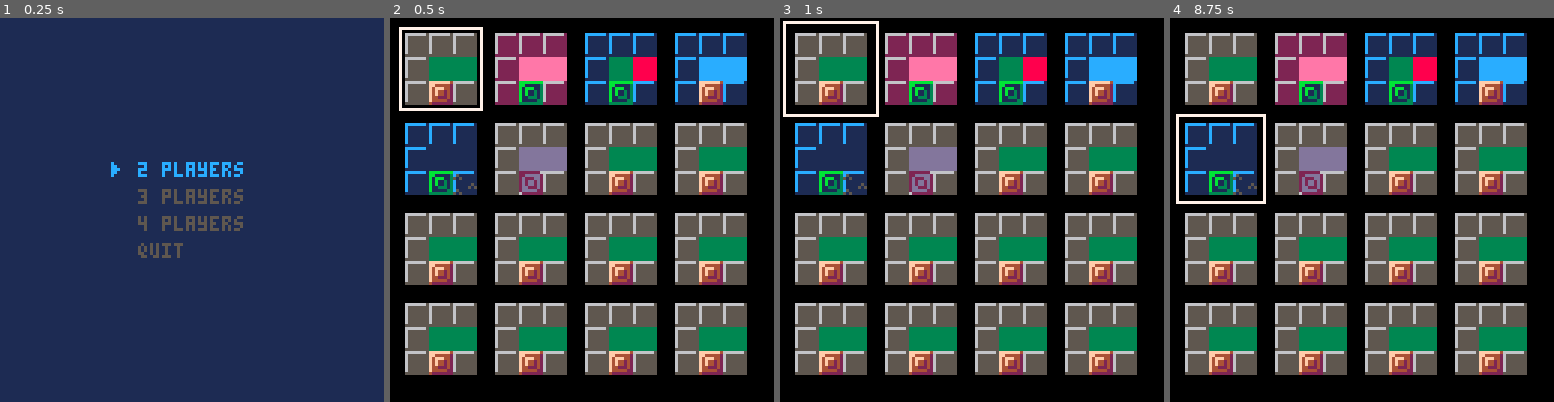
Above: before the commit, frames 1-4 (left to right).
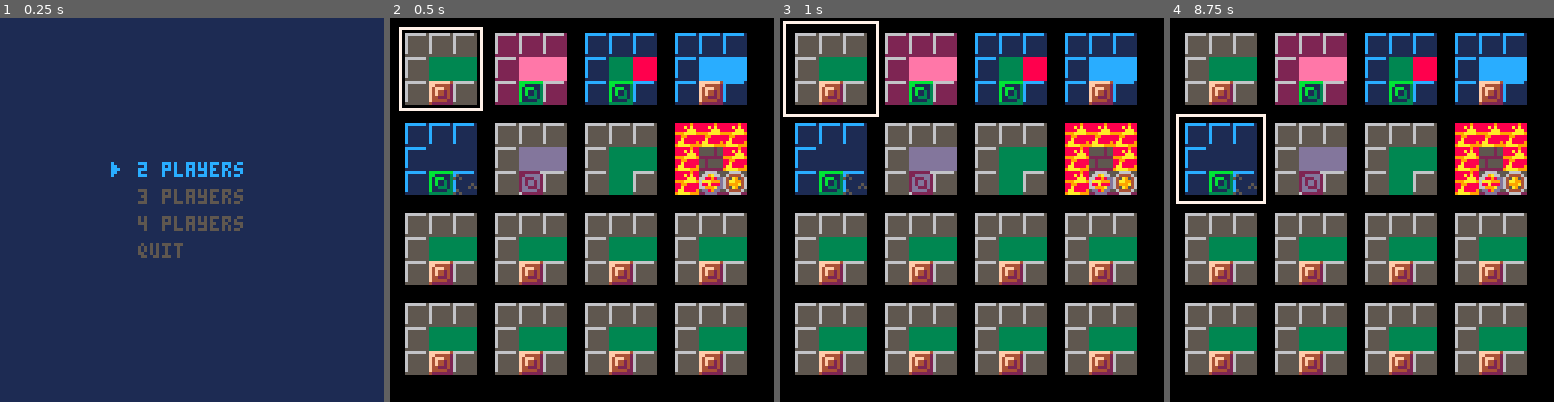
Above: after the commit, the same moments.

Repository: sdegutis/shepherdgame.com
Game: PICO-8 cartridge bomberman.p8
The game is run twice, just before and just after one commit, with the same random seed, the same clock (stepped at 60 frames per second) and the same inputs.
Inputs:
- Up to frame 1 (0.25 s): no input
- Up to frame 2 (0.5 s): tap X (X key) at 0.33 s
- Up to frame 3 (1 s): no input
- Up to frame 4 (8.75 s): tap X (X key) at 1.07, 1.85, 2.97, 4.08, 5.2, 6.32, 7.43, 8.55 s; hold Right 1.6-2.1 s; hold Up 2.15-2.42 s; hold Right 2.47-3.03 s; hold Left 3.08-3.58 s; hold Down 3.63-3.97 s; hold Right 4.02-4.68 s; hold Up 4.73-5.03 s; hold Left 5.08-5.68 s; hold Down 5.73-6.03 s; hold Right 6.08-6.58 s; hold Right 6.63-7.13 s; hold Up 7.18-7.45 s; hold Right 7.5-8.07 s; hold Left 8.12-8.62 s; hold Down from 8.67 s (still down)

Frame 1 is identical in both runs. In frame 2, 3.8% of the frame differs, in the area x 57-93%, y 27-47%; in frame 3, 3.8%; in frame 4, 3.8%.

Commit message:
David's level

Diff:
--- a/bomberman.p8
+++ b/bomberman.p8
@@ -795,14 +795,14 @@
 0070070000fccf00000ccf0000ccccf000fccf00000ccf0000ccccf00cccccc00ccccccc000c000033333333cccccccceeeeeeee111111112222222288888888
 00000000000440000054400000f44500000440000054400000f4450000cccc0000ccccc00000000033333333cccccccceeeeeeee111111112222222288888888
 00000000000505000000500000050000000505000000500000050000000cc000000ccc000000000033333333cccccccceeeeeeee111111112222222288888888
-000000000022220000222200000000000022220000222200000000000cc7c7c000c7c7000007c00066666665ccccccc166666662ccccccc10000000000000000
-0000000002f1f12002f1f12000222200022222200222222000222200c7cccc7700cccc00000cc00065555555c111111162222222c51111110000000000000000
-000000000ffffff00ffffff002f1f1200222222002222220022222207cccc7cc7cccc7cc000cc00065555555c111111162222222515111110000000000000000
-0000000002f88f2002f88f200ffffff0022222200222222002222220cccc7cc7cccc7cc7cccc7cc765555555c111111162222222c11111110000000000000000
-0000000002eeee200feeee2002f88f20022222200f22222002222220c77cc7ccc77cc7ccc77cc7cc65555555c111111162222222c11111510000000000000000
-0000000000feef00000eef0002eeeef000feef00000eef00022222f07ccc7c7c7ccc7c7c000c700065555555c111111162222222c11115150000000000000000
-0000000000eeee00005eee0000fee50000eeee00005eee0000fee500c777cc7c0077cc000007c00065555555c111111162222222c51111110000000000000000
-000000000005050000005000000500000005050000005000000500000c7cccc0007ccc00000cc000555555551111111122222222515111110000000000000000
+000000000022220000222200000000000022220000222200000000000cc7c7c000c7c7000007c00066666665ccccccc166666662ccccccc15555525588888988
+0000000002f1f12002f1f12000222200022222200222222000222200c7cccc7700cccc00000cc00065555555c111111162222222c511111155555255888a8a88
+000000000ffffff00ffffff002f1f1200222222002222220022222207cccc7cc7cccc7cc000cc00065555555c11111116222222251511111555552558888aaa8
+0000000002f88f2002f88f200ffffff0022222200222222002222220cccc7cc7cccc7cc7cccc7cc765555555c111111162222222c111111122222222999aaaa9
+0000000002eeee200feeee2002f88f20022222200f22222002222220c77cc7ccc77cc7ccc77cc7cc65555555c111111162222222c11111515525555588998888
+0000000000feef00000eef0002eeeef000feef00000eef00022222f07ccc7c7c7ccc7c7c000c700065555555c111111162222222c11115155525555588a88888
+0000000000eeee00005eee0000fee50000eeee00005eee0000fee500c777cc7c0077cc000007c00065555555c111111162222222c5111111552555558aa88889
+000000000005050000005000000500000005050000005000000500000c7cccc0007ccc00000cc00055555555111111112222222251511111222222229aaaa999
 00000000004444000044440000000000004444000044440000000000000000000000000000000000fffffff4bbbbbbbbfffffff4cccccccc22222226dddddddd
 0000000004f1f14004f1f14000444400044444400444444000444400cc777c770000000000000000ff444442bb111113ffddddd2cc22222122ddddd2dddddddd
 000000000ffffff00ffffff004f1f1400f4444f00f4444f00444444077ccc77c77ccc77c00000000f4fff442b1bbb113fdfffdd2c2ccc2212d222dd2dddddddd
@@ -811,14 +811,14 @@
 0000000000f99f0000099f00009999f000f99f0000099f00009999f077ccc77777ccc77700000000f4422242b1133313fdd222d2c22111212dd222d2dddddddd
 00000000000440000054400000f44500000440000054400000f44500cc777cc70000000000000000f4444422b1111133fddddd22c22222112ddddd22dddddddd
 000000000005050000005000000500000005050000005000000500000000000000000000000000004222222233333333422222221111111162222222dddddddd
-000000000099990000999900000000000099990000999900000000000cc77c7000c77c0000077000000000000000000000000000000000000000000000000000
-0000000009f1f19009f1f19000999900099999900999999000999900077c7cc0007c7c00000c7000000000000000000000000000000000000000000000000000
-000000000ffffff00ffffff009f1f1900f9999f00f9999f00999999007cc7c7000cc7c00000c7000000000000000000000000000000000000000000000000000
-0000000000f88f0000f88f000ffffff000ffff0000ffff000f9999f0077c7c70007c7c00000c7000000000000000000000000000000000000000000000000000
-00000000002222000f22220000f88f00002222000f22220000ffff0007cc7c7000cc7c00000c7000000000000000000000000000000000000000000000000000
-0000000000f22f0000022f00002222f000f22f0000022f00002222f007c7cc7000c7cc000007c000000000000000000000000000000000000000000000000000
-00000000000dd000005dd00000fdd500000dd000005dd00000fdd5000c7c7c70007c7c00000c7000000000000000000000000000000000000000000000000000
-000000000005050000005000000500000005050000005000000500000c7c77c0007c7700000c7000000000000000000000000000000000000000000000000000
+000000000099990000999900000000000099990000999900000000000cc77c7000c77c00000770005566665555555255555552555644a9999999446555666655
+0000000009f1f19009f1f19000999900099999900999999000999900077c7cc0007c7c00000c70005669a6655555666666665255564599aa99aa546556444465
+000000000ffffff00ffffff009f1f1900f9999f00f9999f00999999007cc7c7000cc7c00000c7000668898dd55564454454462555644499a99a44465645a9546
+0000000000f88f0000f88f000ffffff000ffff0000ffff000f9999f0077c7c70007c7c00000c70006aaa999d22654454454456222644549aa945446264aa9946
+00000000002222000f22220000f88f00002222000f22220000ffff0007cc7c7000cc7c00000c7000688a888d5644549a9a454465556544544444565564999a46
+0000000000f22f0000022f00002222f000f22f0000022f00002222f007c7cc7000c7cc000007c00066999add56444999999444655556445445446555645a9546
+00000000000dd000005dd00000fdd500000dd000005dd00000fdd5000c7c7c70007c7c00000c70005dd89dd556549aaaaa995465555266666666255556444465
+000000000005050000005000000500000005050000005000000500000c7c77c0007c7700000c700022dddd2226449aa9aaa94462222222222222222222666622
 00000000000000000000000000000000000000000000000000000000000000000000000000000000000000000000000000000000000000000000000000000000
 00000000000000000000000000000000000000000000000000000000000000000000000000000000000000000000000000000000000000000000000000000000
 00000000000000000000000000000000000000000000000000000000000000000000000000000000000000000000000000000000000000000000000000000000
@@ -1043,7 +1043,7 @@
 
 
 __gff__
-0000000000000000000000000000000000000000000000000000010101000000000000000000000000000000000000000000000000000000000000000000000000000000000000000000000000000000000000000000000000000000000000000000000000000000000000000000000000000000000000000000000000000000
+0000000000000000000000000000000000000000000000000000010101000001000000000000000000000000000000000000000000000000000000010101010100000000000000000000000000000000000000000000000000000000000000000000000000000000000000000000000000000000000000000000000000000000
 0000000000000000000000000000000000000000000000000000000000000000000000000000000000000000000000000000000000000000000000000000000000000000000000000000000000000000000000000000000000000000000000000000000000000000000000000000000000000000000000000000000000000000
 __map__
 1a1a1a1a1a1a1a1a1a1a1a1a1a1a1a2a1c1c1c1c1c1c1c1c1c1c1c1c1c1c1c2b1b1b1b1b1b1b1b1b1b1b1b1b1b1b1b2b1b1b1b1b1b1b1b1b1b1b1b1b1b1b1b2a00000000000000000000000000000000000000000000000000000000000000000000000000000000000000000000000000000000000000000000000000000000
@@ -1062,32 +1062,32 @@
 1a0a0a0a0a0a0a0a0a0a0a0a0a0a1a001c0c0c0c0c0c0c0c0c0c0c0c0c0c1c001b0a0f0a0f0a0f0a0f0a0f0a0f0a1b001b0b0b0b0b0b0b0b0b0b0b0b0b0b1b0000000000000000000000000000000000000000000000000000000000000000000000000000000000000000000000000000000000000000000000000000000000
 1a1a1a1a1a1a1a1a1a1a1a1a1a1a1a001c1c1c1c1c1c1c1c1c1c1c1c1c1c1c001b1b1b1b1b1b1b1b1b1b1b1b1b1b1b001b1b1b1b1b1b1b1b1b1b1b1b1b1b1b0000000000000000000000000000000000000000000000000000000000000000000000000000000000000000000000000000000000000000000000000000000000
 0000000000000000000000000000000000000000000000000000000000000000000000000000000000000000000000000000000000000000000000000000000000000000000000000000000000000000000000000000000000000000000000000000000000000000000000000000000000000000000000000000000000000000
-1b1b1b1b1b1b1b1b1b1b1b1b1b1b1b2b1a1a1a1a1a1a1a1a1a1a1a1a1a1a1a2e1a1a1a1a1a1a1a1a1a1a1a1a1a1a1a2a1a1a1a1a1a1a1a1a1a1a1a1a1a1a1a2a00000000000000000000000000000000000000000000000000000000000000000000000000000000000000000000000000000000000000000000000000000000
-1b0d0d0d0d0d0d0d0d0d0d0d0d0d1b001a2f2f1a2f2f1a1a2f2f2f2f2f2f1a001a0a0a0a0a0a0a0a0a0a0a0a0a0a1a001a0a0a0a0a0a0a0a0a0a0a0a0a0a1a0000000000000000000000000000000000000000000000000000000000000000000000000000000000000000000000000000000000000000000000000000000000
-1b0d1d0d1d0d1d0d1d0d1d0d1d0d1b001a2f1a2f2f2f2f2f2f2f2f1a1a2f1a001a0a1a0a1a0a1a0a1a0a1a0a1a0a1a001a0a1a0a1a0a1a0a1a0a1a0a1a0a1a0000000000000000000000000000000000000000000000000000000000000000000000000000000000000000000000000000000000000000000000000000000000
-1b0d0d0d0d0d0d0d0d0d0d0d0d0d1b001a2f1a2f2f2f2f2f2f2f2f2f2f1a1a001a0a0a0a0a0a0a0a0a0a0a0a0a0a1a001a0a0a0a0a0a0a0a0a0a0a0a0a0a1a0000000000000000000000000000000000000000000000000000000000000000000000000000000000000000000000000000000000000000000000000000000000
-1b0d1d0d1d0d1d0d1d0d1d0d1d0d1b001a2f2f2f2f1a2f1a2f1a2f2f2f2f1a001a0a1a0a1a0a1a0a1a0a1a0a1a0a1a001a0a1a0a1a0a1a0a1a0a1a0a1a0a1a0000000000000000000000000000000000000000000000000000000000000000000000000000000000000000000000000000000000000000000000000000000000
-1b0d0d0d0d0d0d0d0d0d0d0d0d0d1b001a2f2f2f1a1a2f2f2f1a1a2f2f2f1a001a0a0a0a0a0a0a0a0a0a0a0a0a0a1a001a0a0a0a0a0a0a0a0a0a0a0a0a0a1a0000000000000000000000000000000000000000000000000000000000000000000000000000000000000000000000000000000000000000000000000000000000
-1b0d1d0d1d0d1d0d1d0d1d0d1d0d1b001a2f2f2f2f2f2f2f2f2f2f2f2f1a1a001a0a1a0a1a0a1a0a1a0a1a0a1a0a1a001a0a1a0a1a0a1a0a1a0a1a0a1a0a1a0000000000000000000000000000000000000000000000000000000000000000000000000000000000000000000000000000000000000000000000000000000000
-1b0d0d0d0d0d0d0d0d0d0d0d0d0d1b001a1a2f2f1a2f2f1a2f2f1a2f2f1a1a001a0a0a0a0a0a0a0a0a0a0a0a0a0a1a001a0a0a0a0a0a0a0a0a0a0a0a0a0a1a0000000000000000000000000000000000000000000000000000000000000000000000000000000000000000000000000000000000000000000000000000000000
-1b0d1d0d1d0d1d0d1d0d1d0d1d0d1b001a1a2f2f2f2f2f2f2f2f2f2f2f2f1a001a0a1a0a1a0a1a0a1a0a1a0a1a0a1a001a0a1a0a1a0a1a0a1a0a1a0a1a0a1a0000000000000000000000000000000000000000000000000000000000000000000000000000000000000000000000000000000000000000000000000000000000
-1b0d0d0d0d0d0d0d0d0d0d0d0d0d1b001a2f2f2f1a1a2f2f2f1a1a2f2f2f1a001a0a0a0a0a0a0a0a0a0a0a0a0a0a1a001a0a0a0a0a0a0a0a0a0a0a0a0a0a1a0000000000000000000000000000000000000000000000000000000000000000000000000000000000000000000000000000000000000000000000000000000000
-1b0d1d0d1d0d1d0d1d0d1d0d1d0d1b001a2f2f2f2f1a2f1a2f1a2f2f2f2f1a001a0a1a0a1a0a1a0a1a0a1a0a1a0a1a001a0a1a0a1a0a1a0a1a0a1a0a1a0a1a0000000000000000000000000000000000000000000000000000000000000000000000000000000000000000000000000000000000000000000000000000000000
-1b0d0d0d0d0d0d0d0d0d0d0d0d0d1b001a1a2f2f2f2f2f2f2f2f2f2f1a2f1a001a0a0a0a0a0a0a0a0a0a0a0a0a0a1a001a0a0a0a0a0a0a0a0a0a0a0a0a0a1a0000000000000000000000000000000000000000000000000000000000000000000000000000000000000000000000000000000000000000000000000000000000
-1b0d1d0d1d0d1d0d1d0d1d0d1d0d1b001a2f1a1a2f2f2f2f2f2f2f2f1a2f1a001a0a1a0a1a0a1a0a1a0a1a0a1a0a1a001a0a1a0a1a0a1a0a1a0a1a0a1a0a1a0000000000000000000000000000000000000000000000000000000000000000000000000000000000000000000000000000000000000000000000000000000000
-1b0d0d0d0d0d0d0d0d0d0d0d0d0d1b001a2f2f2f2f2f2f1a1a2f2f1a2f2f1a001a0a0a0a0a0a0a0a0a0a0a0a0a0a1a001a0a0a0a0a0a0a0a0a0a0a0a0a0a1a0000000000000000000000000000000000000000000000000000000000000000000000000000000000000000000000000000000000000000000000000000000000
-1b1b1b1b1b1b1b1b1b1b1b1b1b1b1b001a1a1a1a1a1a1a1a1a1a1a1a1a1a1a001a1a1a1a1a1a1a1a1a1a1a1a1a1a1a001a1a1a1a1a1a1a1a1a1a1a1a1a1a1a0000000000000000000000000000000000000000000000000000000000000000000000000000000000000000000000000000000000000000000000000000000000
-…(14 lines of a section not shown)…
+1b1b1b1b1b1b1b1b1b1b1b1b1b1b1b2b1a1a1a1a1a1a1a1a1a1a1a1a1a1a1a2e1a1a1a1a1a1a1a1a1a1a1a1a1a1a1a0a1f1f1f1f1f1f1f1f1f1f1f1f1f1f1f3a00000000000000000000000000000000000000000000000000000000000000000000000000000000000000000000000000000000000000000000000000000000
+1b0d0d0d0d0d0d0d0d0d0d0d0d0d1b001a2f2f1a2f2f1a1a2f2f2f2f2f2f1a001a0a0a0a0a0a0a0a0a0a0a0a0a0a1a001f1e1f1e1f1f1e1f1e1f1f1e1f1e1f0000000000000000000000000000000000000000000000000000000000000000000000000000000000000000000000000000000000000000000000000000000000
+1b0d1d0d1d0d1d0d1d0d1d0d1d0d1b001a2f1a2f2f2f2f2f2f2f2f1a1a2f1a001a0a1a0a1a0a1a0a1a0a1a0a1a0a1a001f1e3f1e1e1e1e1f1e1e1e1e3f1e1f0000000000000000000000000000000000000000000000000000000000000000000000000000000000000000000000000000000000000000000000000000000000
+1b0d0d0d0d0d0d0d0d0d0d0d0d0d1b001a2f1a2f2f2f2f2f2f2f2f2f2f1a1a001a0a0a0a0a0a0a0a0a0a0a0a0a0a1a001f1e1e3b3c1e1e1e1e1e3b3c1e1e1f0000000000000000000000000000000000000000000000000000000000000000000000000000000000000000000000000000000000000000000000000000000000
+1b0d1d0d1d0d1d0d1d0d1d0d1d0d1b001a2f2f2f2f1a2f1a2f1a2f2f2f2f1a001a0a1a0a1a0a1a0a1a0a1a0a1a0a1a001f1e1e3d3e1e1e1e1e1e3d3e1e1e1f0000000000000000000000000000000000000000000000000000000000000000000000000000000000000000000000000000000000000000000000000000000000
+1b0d0d0d0d0d0d0d0d0d0d0d0d0d1b001a2f2f2f1a1a2f2f2f1a1a2f2f2f1a001a0a0a0a0a0a0a0a0a0a0a0a0a0a1a001f1e1e1e1e1f1e1e1e1f1e1e1e1e1f0000000000000000000000000000000000000000000000000000000000000000000000000000000000000000000000000000000000000000000000000000000000
+1b0d1d0d1d0d1d0d1d0d1d0d1d0d1b001a2f2f2f2f2f2f2f2f2f2f2f2f1a1a001a0a1a0a1a0a1a0a1a0a1a0a1a0a1a001f1f1e1e1e1e1e1e1e1e1e1e1e1f1f0000000000000000000000000000000000000000000000000000000000000000000000000000000000000000000000000000000000000000000000000000000000
+1b0d0d0d0d0d0d0d0d0d0d0d0d0d1b001a1a2f2f1a2f2f1a2f2f1a2f2f1a1a001a0a0a0a0a0a0a0a0a0a0a0a0a0a1a001f1f1f1e1e1e1e3f1e1e1e1e1f1f1f0000000000000000000000000000000000000000000000000000000000000000000000000000000000000000000000000000000000000000000000000000000000
+1b0d1d0d1d0d1d0d1d0d1d0d1d0d1b001a1a2f2f2f2f2f2f2f2f2f2f2f2f1a001a0a1a0a1a0a1a0a1a0a1a0a1a0a1a001f1f1e1e1e1e1e1e1e1e1e1e1e1f1f0000000000000000000000000000000000000000000000000000000000000000000000000000000000000000000000000000000000000000000000000000000000
+1b0d0d0d0d0d0d0d0d0d0d0d0d0d1b001a2f2f2f1a1a2f2f2f1a1a2f2f2f1a001a0a0a0a0a0a0a0a0a0a0a0a0a0a1a001f1e1e1e1e1f1e1e1e1f1e1e1e1e1f0000000000000000000000000000000000000000000000000000000000000000000000000000000000000000000000000000000000000000000000000000000000
+1b0d1d0d1d0d1d0d1d0d1d0d1d0d1b001a2f2f2f2f1a2f1a2f1a2f2f2f2f1a001a0a1a0a1a0a1a0a1a0a1a0a1a0a1a001f1e1e3b3c1e1e1e1e1e3b3c1e1e1f0000000000000000000000000000000000000000000000000000000000000000000000000000000000000000000000000000000000000000000000000000000000
+1b0d0d0d0d0d0d0d0d0d0d0d0d0d1b001a1a2f2f2f2f2f2f2f2f2f2f1a2f1a001a0a0a0a0a0a0a0a0a0a0a0a0a0a1a001f1e1e3d3e1e1e1e1e1e3d3e1e1e1f0000000000000000000000000000000000000000000000000000000000000000000000000000000000000000000000000000000000000000000000000000000000
+1b0d1d0d1d0d1d0d1d0d1d0d1d0d1b001a2f1a1a2f2f2f2f2f2f2f2f1a2f1a001a0a1a0a1a0a1a0a1a0a1a0a1a0a1a001f1e3f1e1e1e1e1f1e1e1e1e3f1e1f0000000000000000000000000000000000000000000000000000000000000000000000000000000000000000000000000000000000000000000000000000000000
+1b0d0d0d0d0d0d0d0d0d0d0d0d0d1b001a2f2f2f2f2f2f1a1a2f2f1a2f2f1a001a0a0a0a0a0a0a0a0a0a0a0a0a0a1a001f1e1f1e1f1f1e1f1e1f1f1e1f1e1f0000000000000000000000000000000000000000000000000000000000000000000000000000000000000000000000000000000000000000000000000000000000
+1b1b1b1b1b1b1b1b1b1b1b1b1b1b1b001a1a1a1a1a1a1a1a1a1a1a1a1a1a1a001a1a1a1a1a1a1a1a1a1a1a1a1a1a1a001f1f1f1f1f1f1f1f1f1f1f1f1f1f1f0000000000000000000000000000000000000000000000000000000000000000000000000000000000000000000000000000000000000000000000000000000000
+…(14 lines of a section not shown)…
